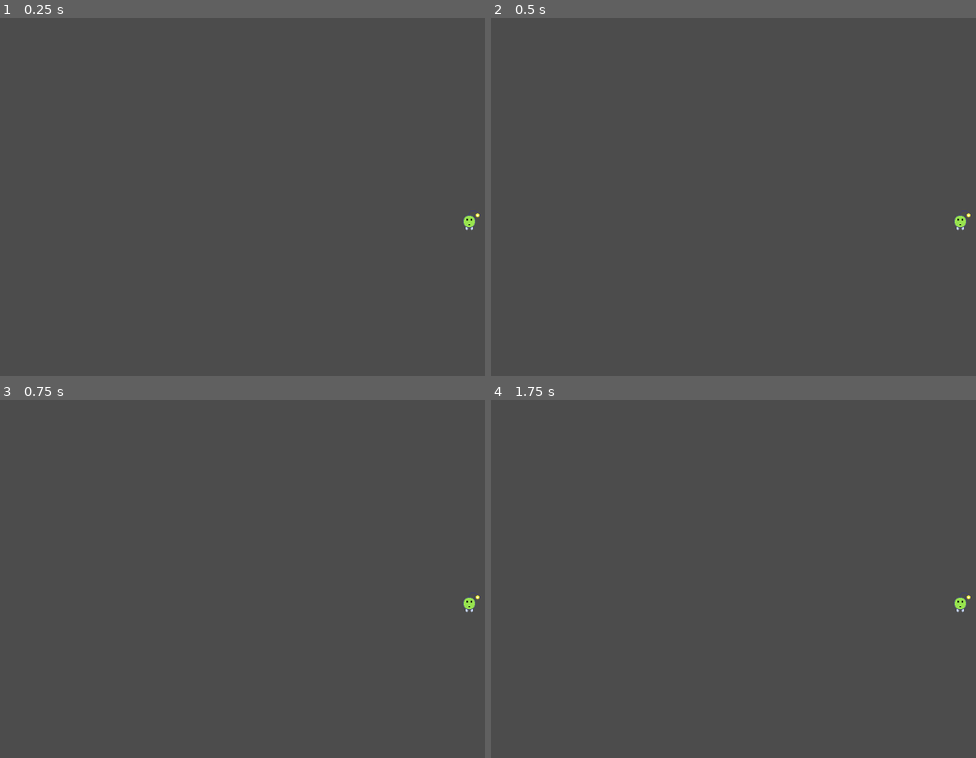
Above: before the commit, frames 1-4 (two rows, left to right).
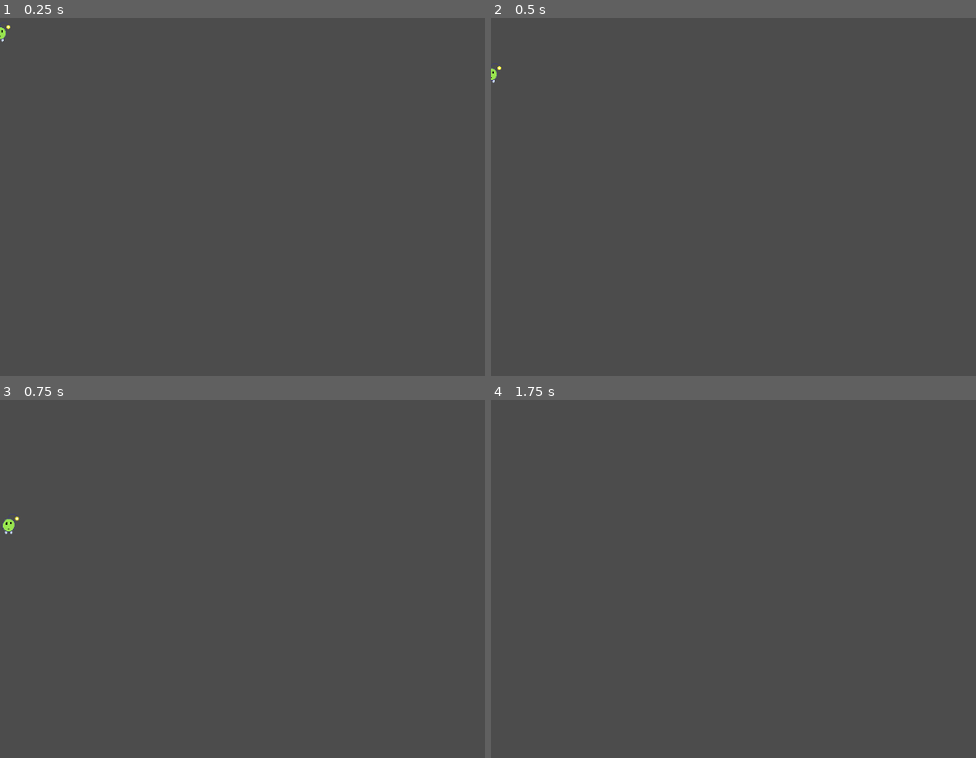
Above: after the commit, the same moments.

Repository: zcarter95/LightJump
Game: Godot game, scene res://Scenes/Main.tscn
The game is run twice, just before and just after one commit, with the same random seed, the same clock (stepped at 60 frames per second) and the same inputs.
Inputs:
- Up to frame 1 (0.25 s): no input
- Up to frame 2 (0.5 s): no input
- Up to frame 3 (0.75 s): hold D (ui_right) from 0.53 s (still down)
- Up to frame 4 (1.75 s): keep holding D (ui_right); tap W (ui_up) at 0.77, 1.52 s; tap Enter at 1.25 s

The runs differ from the first frame. In frame 1, 0.1% of the frame differs, in the area x 0-99%, y 1-60%; in frame 2, 0.1%; in frame 3, 0.2%, in the area x 0-99%, y 31-60%; in frame 4, less than 0.1%.

Commit message:
added to main scene
added to main scene

Diff:
--- a/Scenes/Main.tscn
+++ b/Scenes/Main.tscn
@@ -1,6 +1,6 @@
 [gd_scene load_steps=4 format=2]
 
-[ext_resource path="res://Sprites/Jump Ball.png" type="Texture" id=1]
+[ext_resource path="res://Player.tscn" type="PackedScene" id=1]
 [ext_resource path="res://Tilesets/Ground Tileset.png" type="Texture" id=3]
 
 [sub_resource type="TileSet" id=1]
@@ -30,12 +30,9 @@
 
 [node name="StageOne" type="Node2D"]
 
-[node name="Jump Ball" type="Sprite" parent="."]
-position = Vector2( 649.011, 281.059 )
-texture = ExtResource( 1 )
+[node name="Player" parent="." instance=ExtResource( 1 )]
 
 [node name="TileMap" type="TileMap" parent="."]
-visible = false
 tile_set = SubResource( 1 )
 cell_size = Vector2( 16, 16 )
 format = 1
